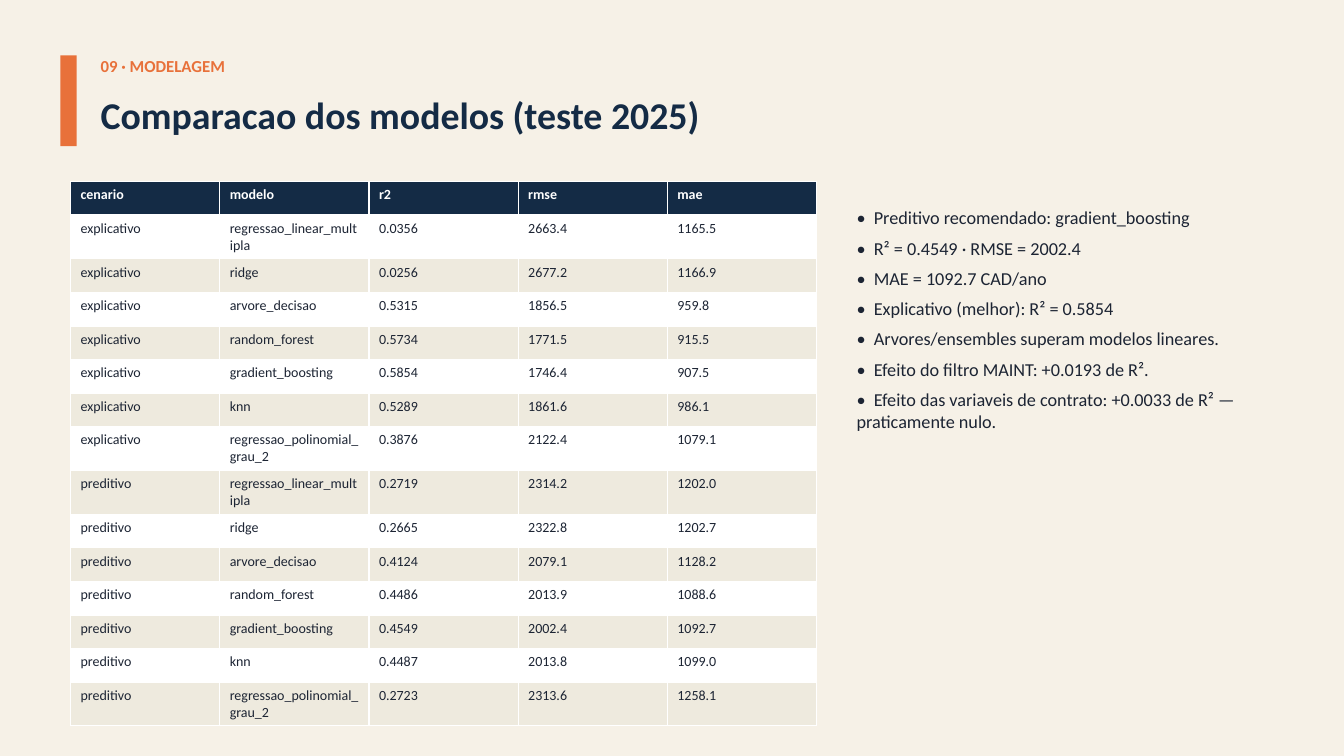
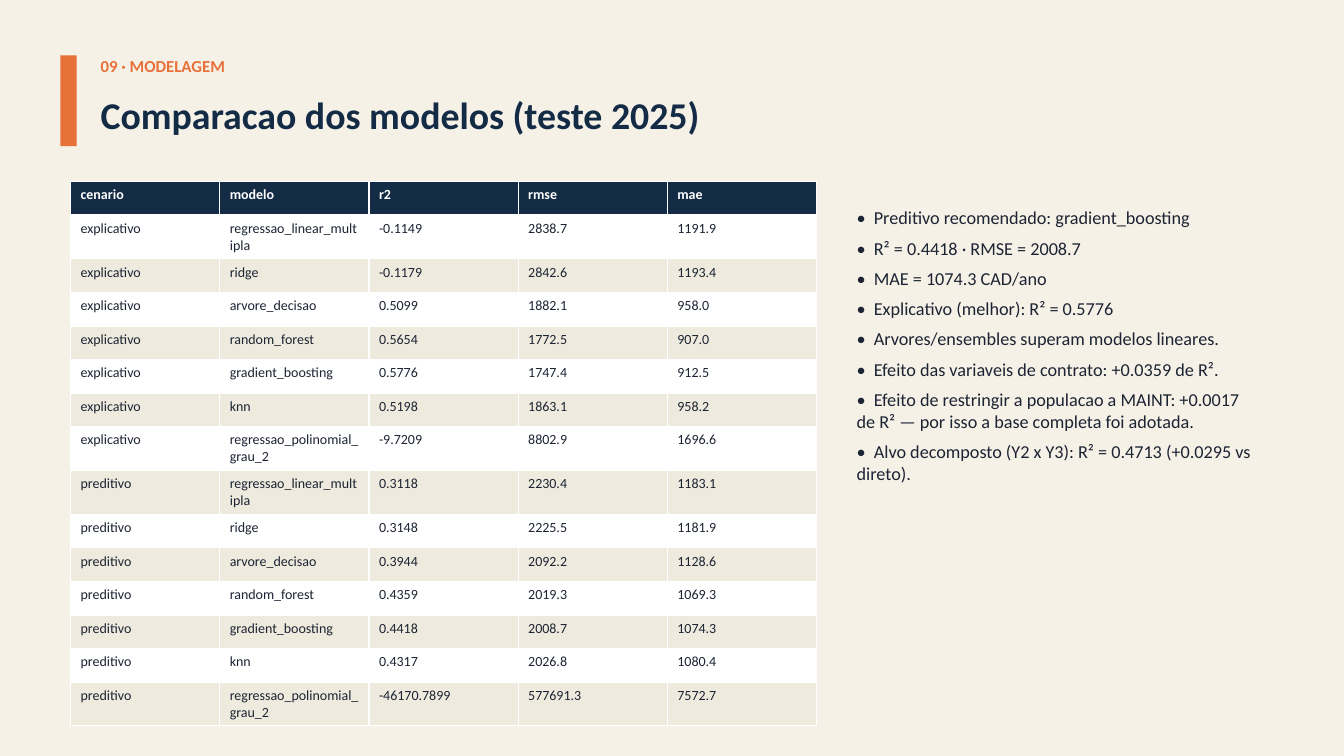
Before and after one commit to giovanicani/quatro_norte, a slide deck: slide 19 of docs/entregas/Apresentacao_QuatroNorte.pptx. Drawn at 1344x756 pixels with LibreOffice and Linux fonts; fonts in the diff are those of the drawing. Boxes give left, top, right and bottom in pixels: in the first picture for what was removed or moved away, otherwise in the second. Text is boxed around its words. In the diff, an @@ line names an element or a change of style, - is before the commit and + after.

```diff
--- a/docs/entregas/Apresentacao_QuatroNorte.pptx
+++ b/docs/entregas/Apresentacao_QuatroNorte.pptx
@@ table at (x1=71, y1=181, x2=817, y2=724) @@
-row 2: explicativo | regressao_linear_multipla | 0.0356 | 2663.4 | 1165.5
+row 2: explicativo | regressao_linear_multipla | -0.1149 | 2838.7 | 1191.9
-row 3: explicativo | ridge | 0.0256 | 2677.2 | 1166.9
+row 3: explicativo | ridge | -0.1179 | 2842.6 | 1193.4
-row 4: explicativo | arvore_decisao | 0.5315 | 1856.5 | 959.8
+row 4: explicativo | arvore_decisao | 0.5099 | 1882.1 | 958.0
-row 5: explicativo | random_forest | 0.5734 | 1771.5 | 915.5
+row 5: explicativo | random_forest | 0.5654 | 1772.5 | 907.0
-row 6: explicativo | gradient_boosting | 0.5854 | 1746.4 | 907.5
+row 6: explicativo | gradient_boosting | 0.5776 | 1747.4 | 912.5
-row 7: explicativo | knn | 0.5289 | 1861.6 | 986.1
+row 7: explicativo | knn | 0.5198 | 1863.1 | 958.2
-row 8: explicativo | regressao_polinomial_grau_2 | 0.3876 | 2122.4 | 1079.1
+row 8: explicativo | regressao_polinomial_grau_2 | -9.7209 | 8802.9 | 1696.6
-row 9: preditivo | regressao_linear_multipla | 0.2719 | 2314.2 | 1202.0
+row 9: preditivo | regressao_linear_multipla | 0.3118 | 2230.4 | 1183.1
-row 10: preditivo | ridge | 0.2665 | 2322.8 | 1202.7
+row 10: preditivo | ridge | 0.3148 | 2225.5 | 1181.9
-row 11: preditivo | arvore_decisao | 0.4124 | 2079.1 | 1128.2
+row 11: preditivo | arvore_decisao | 0.3944 | 2092.2 | 1128.6
-row 12: preditivo | random_forest | 0.4486 | 2013.9 | 1088.6
+row 12: preditivo | random_forest | 0.4359 | 2019.3 | 1069.3
-row 13: preditivo | gradient_boosting | 0.4549 | 2002.4 | 1092.7
+row 13: preditivo | gradient_boosting | 0.4418 | 2008.7 | 1074.3
-row 14: preditivo | knn | 0.4487 | 2013.8 | 1099.0
+row 14: preditivo | knn | 0.4317 | 2026.8 | 1080.4
-row 15: preditivo | regressao_polinomial_grau_2 | 0.2723 | 2313.6 | 1258.1
+row 15: preditivo | regressao_polinomial_grau_2 | -46170.7899 | 577691.3 | 7572.7
@@ text at (x1=874, y1=272, x2=1114, y2=318): text changed @@
-• R² = 0.4549 · RMSE = 2002.4
-• MAE = 1092.7 CAD/ano
-• Explicativo (melhor): R² = 0.5854
+• R² = 0.4418 · RMSE = 2008.7
+• MAE = 1074.3 CAD/ano
+• Explicativo (melhor): R² = 0.5776
@@ text at (x1=857, y1=362, x2=1250, y2=483): text changed @@
-• Efeito do filtro MAINT: +0.0193 de R².
-• Efeito das variaveis de contrato: +0.0033 de R² — praticamente nulo.
+• Efeito das variaveis de contrato: +0.0359 de R².
+• Efeito de restringir a populacao a MAINT: +0.0017 de R² — por isso a base completa foi adotada.
+• Alvo decomposto (Y2 x Y3): R² = 0.4713 (+0.0295 vs direto).
```
Also in this commit, not shown: 7 other slides changed, 40 other files.
